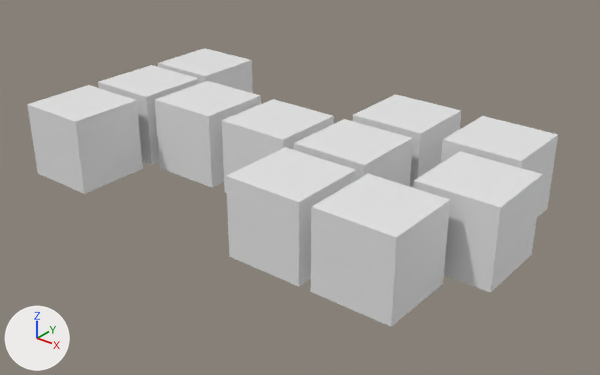
The glTF model 3D/firstfloor.glb, before and after one commit.
Rendered twice from a camera (50 mm lens) standing at (12.84, -14.92, 8.55) and looking at (0.94, -0.05, -0.67). Lighting does not change. The marker at lower left points along +X, +Y and +Z. Where no turn or scale is listed for an object, it has been applied to the vertices.

Script lines for the objects in view, before the commit:
```python
me_cube_001 = bpy.data.meshes.new('Cube.001')
me_cube_001.from_pydata(...)  # a box spanning x -1.0..1.0, y -1.0..1.0, z -1.0..1.0
me_cube_004 = bpy.data.meshes.new('Cube.004')
me_cube_004.from_pydata(...)  # a box spanning x -1.0..1.0, y -1.0..1.0, z -1.0..1.0
me_cube_008 = bpy.data.meshes.new('Cube.008')
me_cube_008.from_pydata(...)  # a box spanning x -1.0..1.0, y -1.0..1.0, z -1.0..1.0
ob_1_bathroom1 = bpy.data.objects.new('1_bathroom1', me_cube_008)
ob_1_bathroom1.location = (2.5, 2.39, 0.0)
ob_1_sunroom = bpy.data.objects.new('1_sunroom', me_cube_004)
ob_1_sunroom.location = (-4.61, -2.3, 0.0)
ob_1_terrace = bpy.data.objects.new('1_terrace', me_cube_001)
ob_1_terrace.location = (-4.61, 2.29, 0.0)
# also in view: '1_landing' at (2.5, 0.03, 0.0); '1_wardrobe' at (5.77, 0.03, 0.0); '1_bathroom2' at (5.11, 2.39, 0.0); '1_kitchen' at (0.17, 0.03, 0.0); '1_room2' at (2.5, -2.29, 0.0)
```
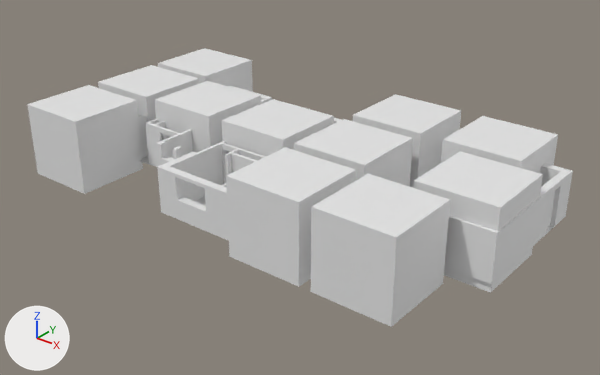
The newer file is also rescaled (x0.499), turned or shifted as a whole; pictures and numbers use the older file's frame.

Pixel boxes (x1, y1, x2, y2) of what changed, in the pictures (600 x 375 px):
'walls_firstfloor', added: after (138, 85, 573, 284)

Diff of the bpy script that builds the scene:
```diff
--- a/3D/firstfloor.glb.py
+++ b/3D/firstfloor.glb.py
@@ mat_walls @@
+mat_walls = principled_material('walls')
+mat_walls.base_color = (0.8, 0.8, 0.8)  # white #e7e7e7
@@ me_groundfloor_001 @@
+me_groundfloor_001.from_pydata(...)  # 1099 vertices, 2297 faces; spans x -6.77..5.77, y -4.07..1.81, z -0.7..0.51
+me_groundfloor_001.materials.append(mat_walls)  # white #e7e7e7
@@ ob_walls_firstfloor @@
+ob_walls_firstfloor = bpy.data.objects.new('walls_firstfloor', me_groundfloor_001)
+ob_walls_firstfloor.location = (1.03, 0.97, -0.04)
```
